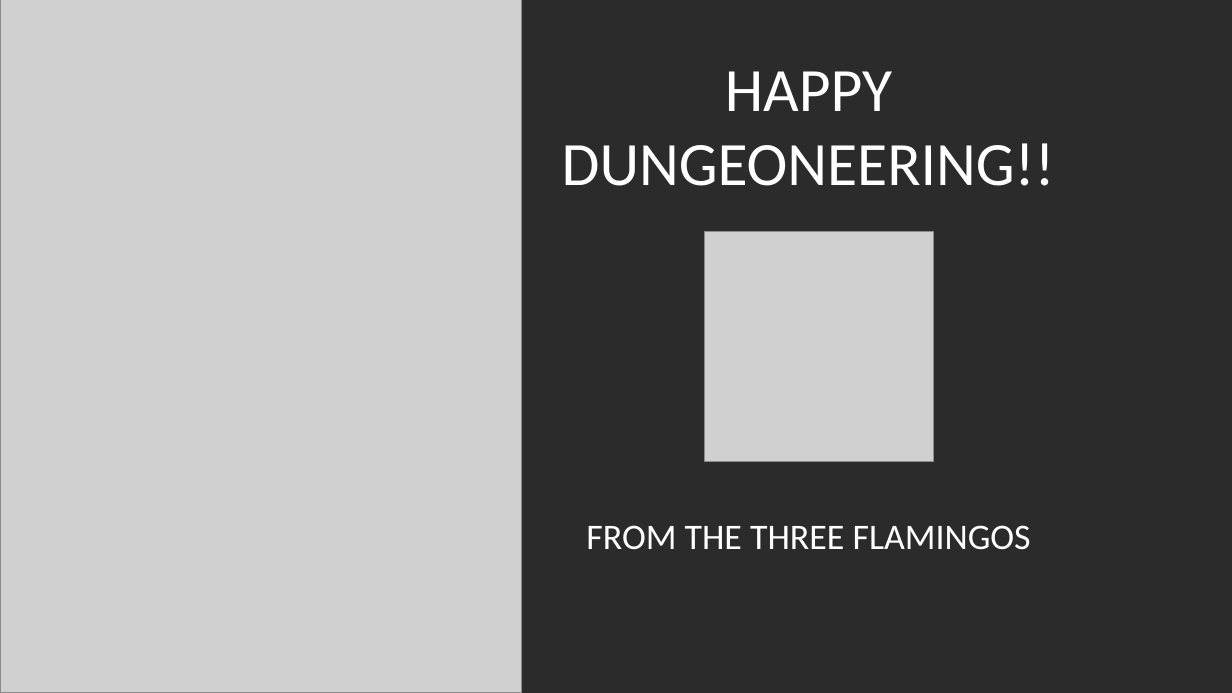
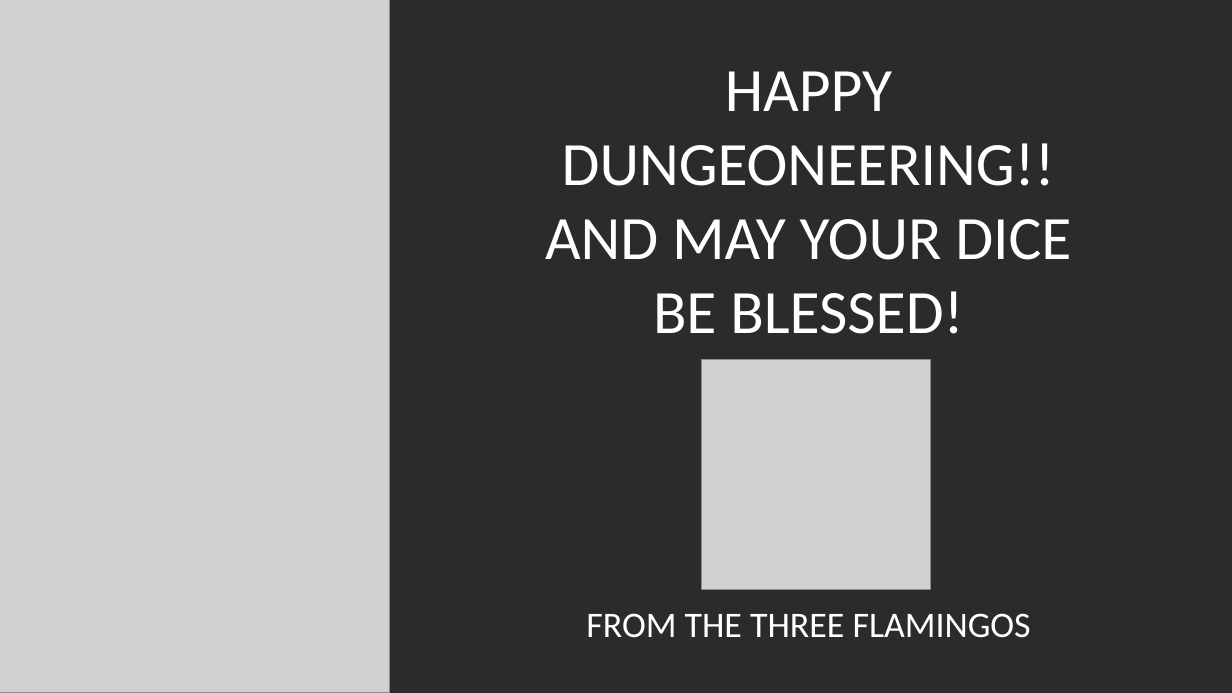
Before and after one commit to Ivvey/DM2000, a slide deck: slide 7 of DUNGEON MASTER 2000.pptx. Drawn at 1232x693 pixels with LibreOffice and Linux fonts; fonts in the diff are those of the drawing; grey boxes stand for pictures; background and template pictures are left out; a plain dark background stands for a picture behind light text. Boxes give left, top, right and bottom in pixels: in the first picture for what was removed or moved away, otherwise in the second. Text is boxed around its words. In the diff, an @@ line names an element or a change of style, - is before the commit and + after.

Commit message:
update
update

```diff
--- a/DUNGEON MASTER 2000.pptx
+++ b/DUNGEON MASTER 2000.pptx
@@ picture: place and size @@
-picture at [0,0,522,693]
+picture at [0,0,390,693]
@@ title at [545,219,1071,334]: paragraph added @@
+AND MAY YOUR DICE BE BLESSED!
@@ picture: place and size @@
-picture at [705,232,933,461]
+picture at [702,360,931,589]
@@ text "FROM THE THREE FLAMINGOS": place and size @@
-text "FROM THE THREE FLAMINGOS" at [586,525,1031,550]
+text "FROM THE THREE FLAMINGOS" at [586,613,1031,638]
```
